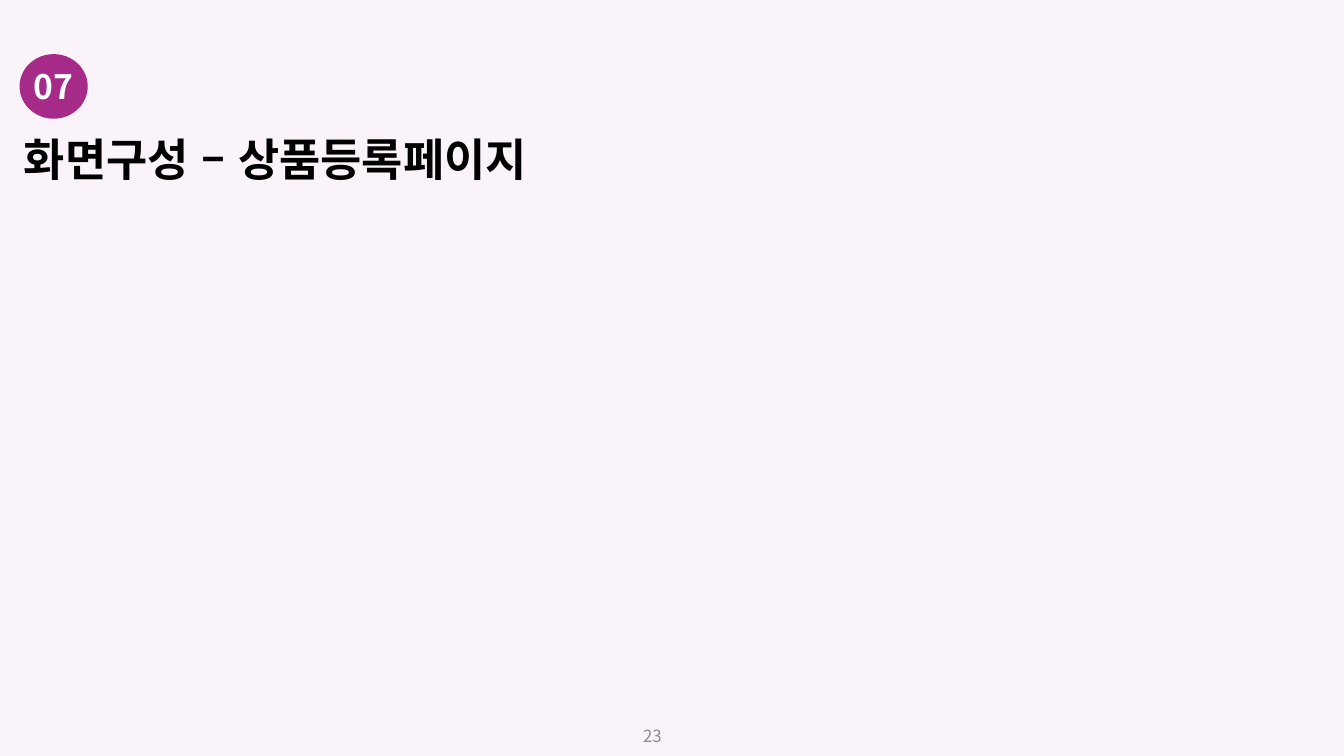
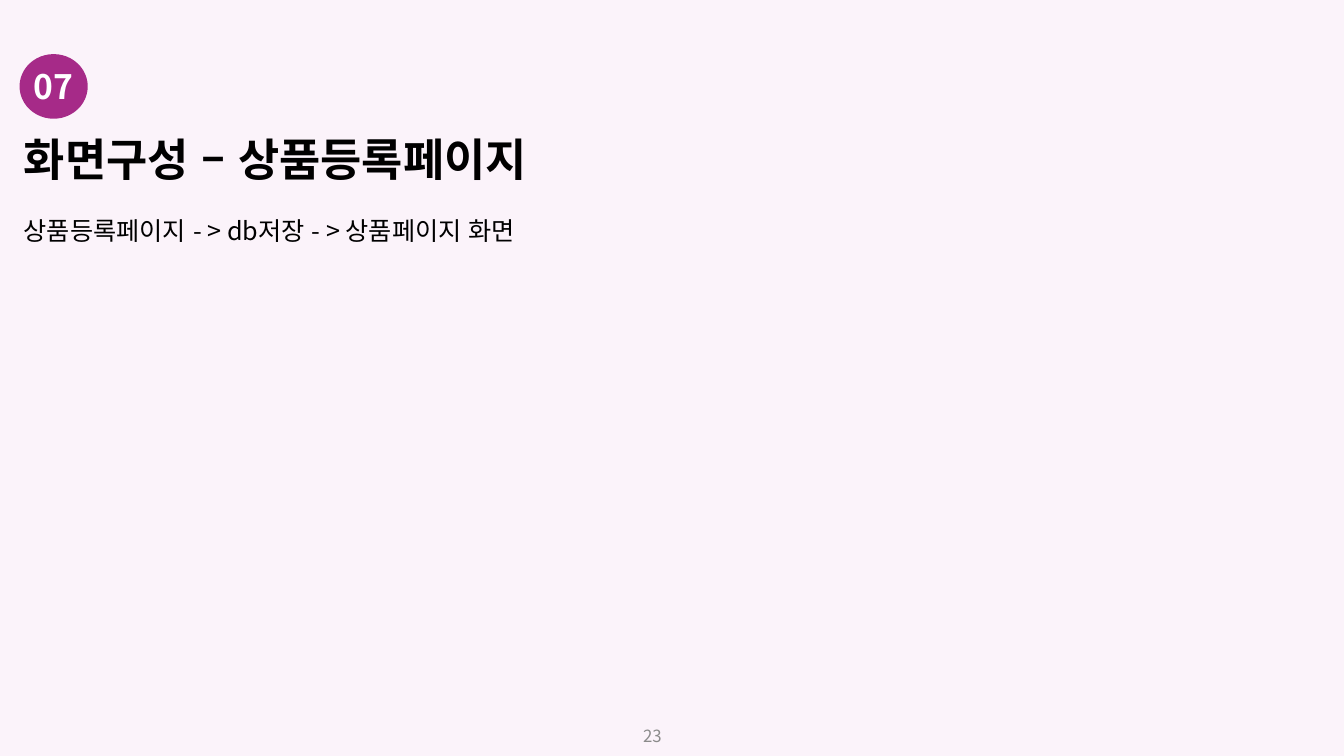
Before and after one commit to martket-berry/Teamproject, a slide deck: slide 23 of MartketMerry/documents/MarketMerry_portfolio.pptx. Drawn at 1344x756 pixels with LibreOffice and Linux fonts; fonts in the diff are those of the drawing. Boxes give left, top, right and bottom in pixels: in the first picture for what was removed or moved away, otherwise in the second. Text is boxed around its words. In the diff, an @@ line names an element or a change of style, - is before the commit and + after.

```diff
--- a/MartketMerry/documents/MarketMerry_portfolio.pptx
+++ b/MartketMerry/documents/MarketMerry_portfolio.pptx
@@ text added at box(24, 219, 515, 242), 18 pt, text #000000 @@
+상품등록페이지 - > db저장 - > 상품페이지 화면
```
Also in this commit, not shown: 5 other slides changed.
